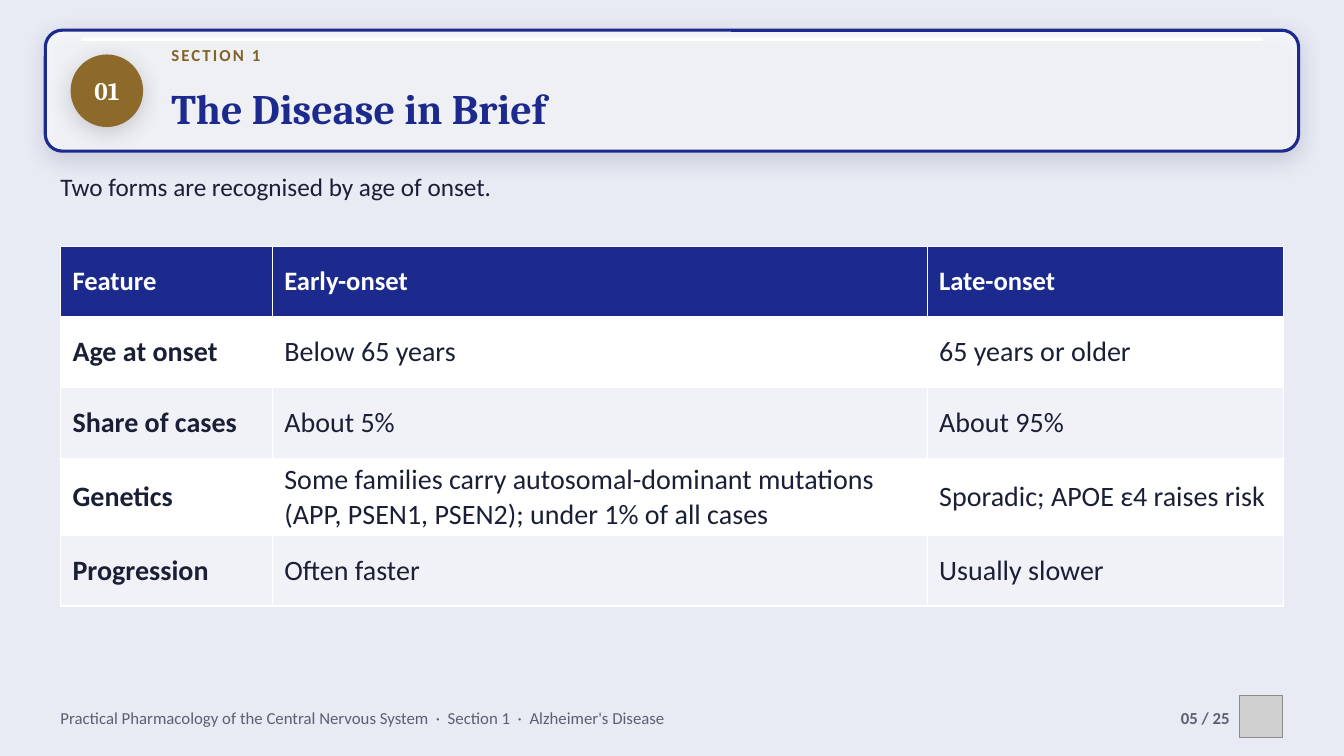
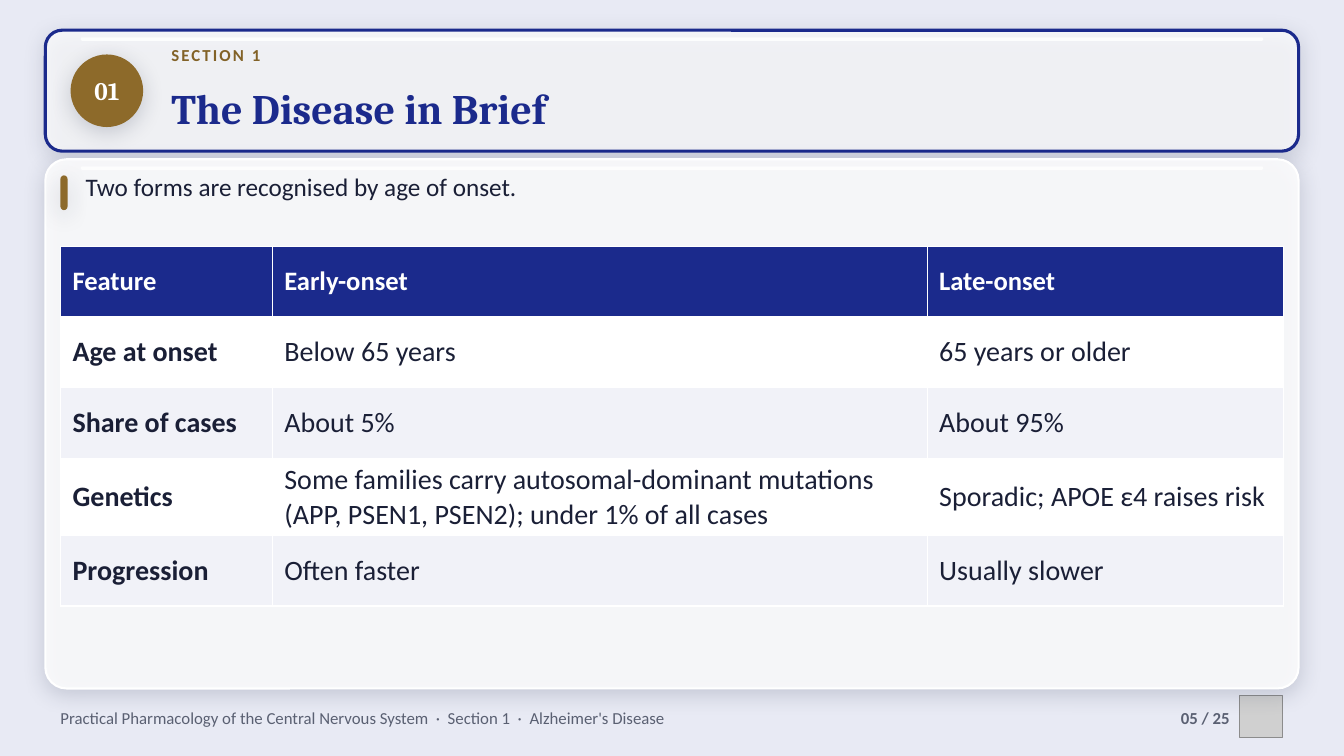
Before and after one commit to drrefaat18-ops/yasser, a slide deck: slide 5 of projects/cns-pharmacology-practical/slides/ch01-alzheimers-disease.pptx. Drawn at 1344x756 pixels with LibreOffice and Linux fonts; fonts in the diff are those of the drawing; grey boxes stand for pictures; background and template pictures are left out. Boxes give left, top, right and bottom in pixels: in the first picture for what was removed or moved away, otherwise in the second. Text is boxed around its words. In the diff, an @@ line names an element or a change of style, - is before the commit and + after.

```diff
--- a/projects/cns-pharmacology-practical/slides/ch01-alzheimers-disease.pptx
+++ b/projects/cns-pharmacology-practical/slides/ch01-alzheimers-disease.pptx
@@ rounded rectangle added at <box>45,159,1299,689</box>, fill #FFFFFF at 84% opacity, outline #FFFFFF 1.5 pt @@
@@ rounded rectangle added at <box>60,175,68,210</box>, fill #8D6A2A @@
@@ rounded rectangle added at <box>81,166,1263,170</box>, fill #FFFFFF at 85% opacity @@
@@ text "Two forms are recognised by ...": place and size @@
-text "Two forms are recognised by ..." at <box>60,178,492,201</box>
+text "Two forms are recognised by ..." at <box>86,178,517,201</box>
```
Also in this commit, not shown: 22 other slides changed, 10 other files.
